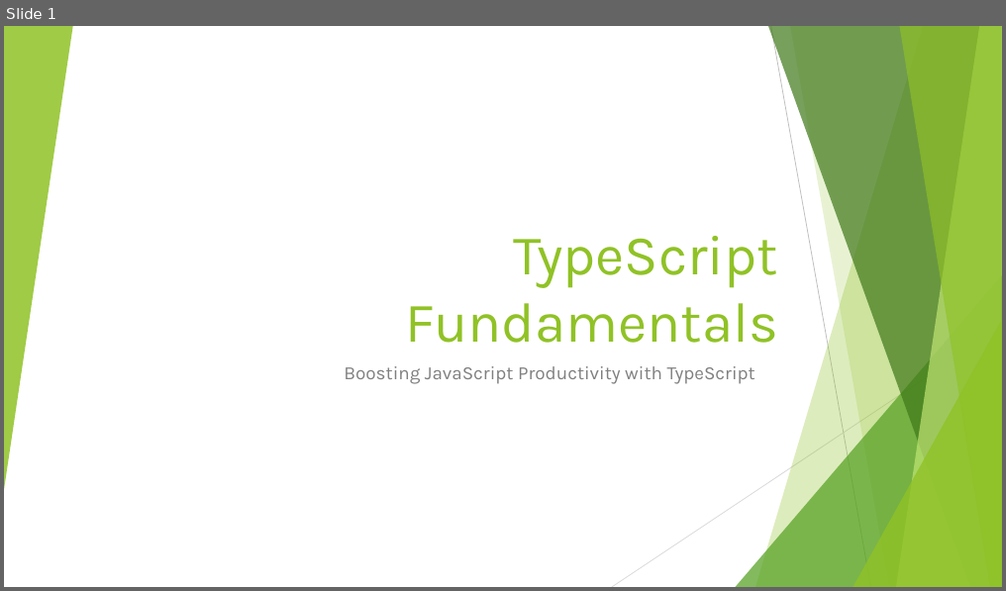
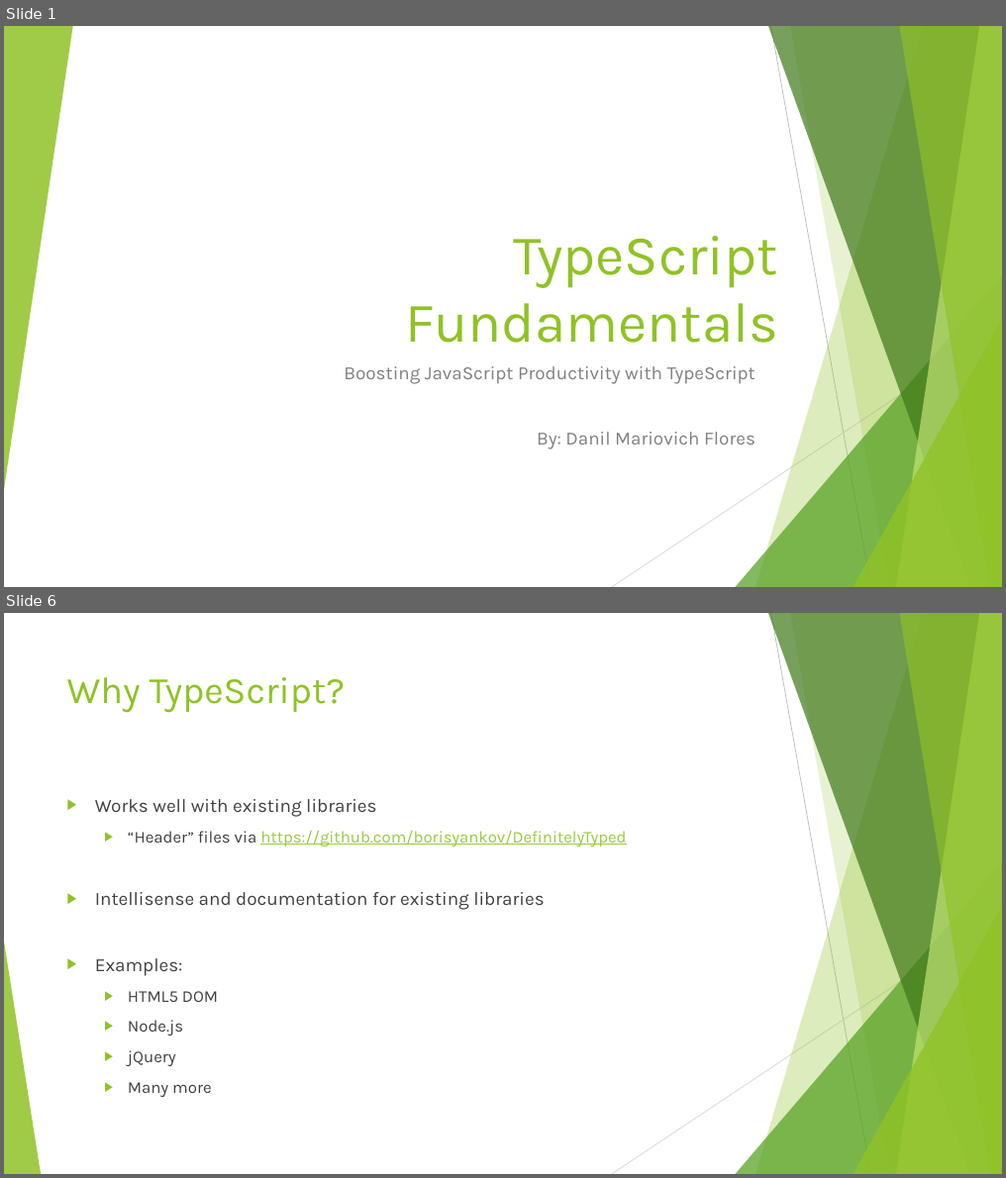
Before and after one commit to dflor003/typescript-fundamentals, a slide deck: Presentation/TypeScriptFundamentals.pptx. Shown one above the other, each under a label of ours: slide 1 before the commit, slides 1 and 6 after it; the slides between them are not shown. The pictures are 1006x591 and 1006x1178 pixels, drawn with LibreOffice and Linux fonts; fonts in the diff are those of the drawing. Boxes give left, top, right and bottom in pixels: in the first picture for what was removed or moved away, otherwise in the second. Text is boxed around its words. In the diff, an @@ line names an element or a change of style, - is before the commit and + after.

Commit message:
DanilF: Wrote up slides on TS intro, basic syntax, modules, interfaces, classes. Added examples for each topic.

```diff
--- a/Presentation/TypeScriptFundamentals.pptx
+++ b/Presentation/TypeScriptFundamentals.pptx
@@ slide 6 added at [4, 613, 1002, 1174], background #FFFFFF; not listed: 9 template elements that a slide beside it also shows @@
@@ title added at [67, 677, 345, 713], 36 pt, text #90C226 @@
+Why TypeScript?
@@ text added at [95, 799, 626, 1097], 16 pt, text #404040 @@
+▶ Works well with existing libraries
+  ▶ “Header” files via https://github.com/borisyankov/DefinitelyTyped
+▶ Intellisense and documentation for existing libraries
+▶ Examples:
+  ▶ HTML5 DOM
+  ▶ Node.js
+  ▶ jQuery
+  ▶ Many more
@@ triangle added at [4, 942, 41, 1174], fill #90C226 at 85% opacity @@
@@ slide 1 changed as well @@
@@ subtitle at [537, 432, 755, 450]: paragraph added @@
+By: Danil Mariovich Flores
```
Also in this commit, not shown: 20 other slides added, 1 slide removed, 17 other files.
